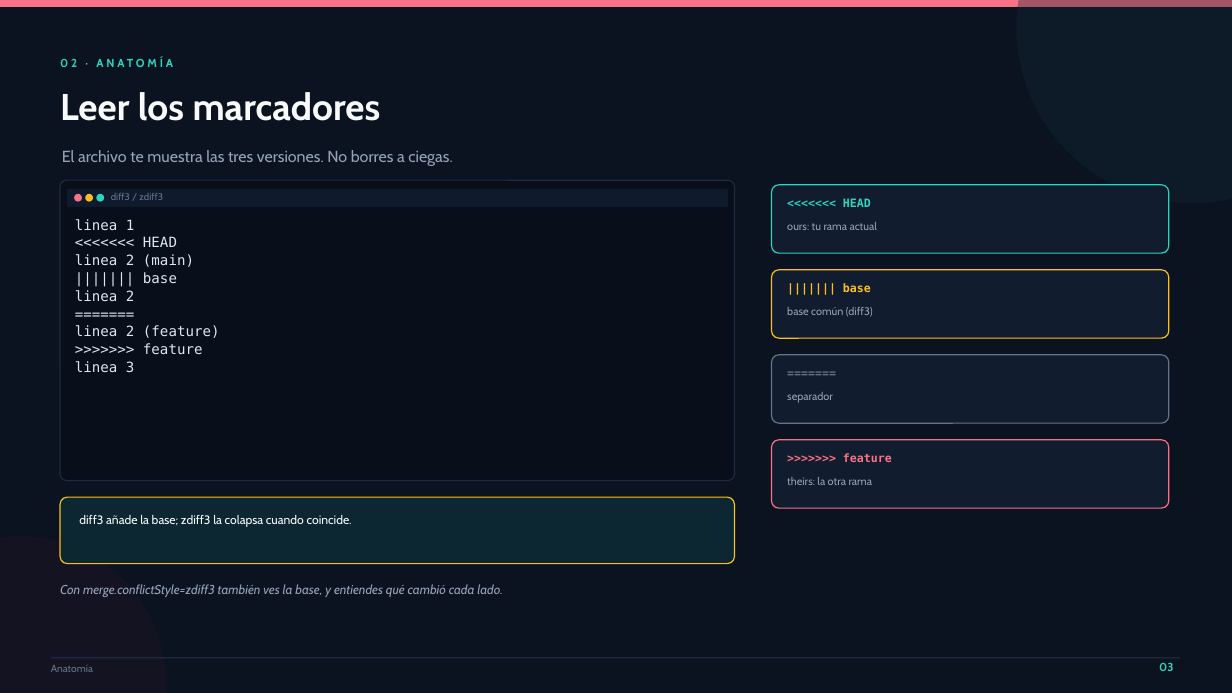
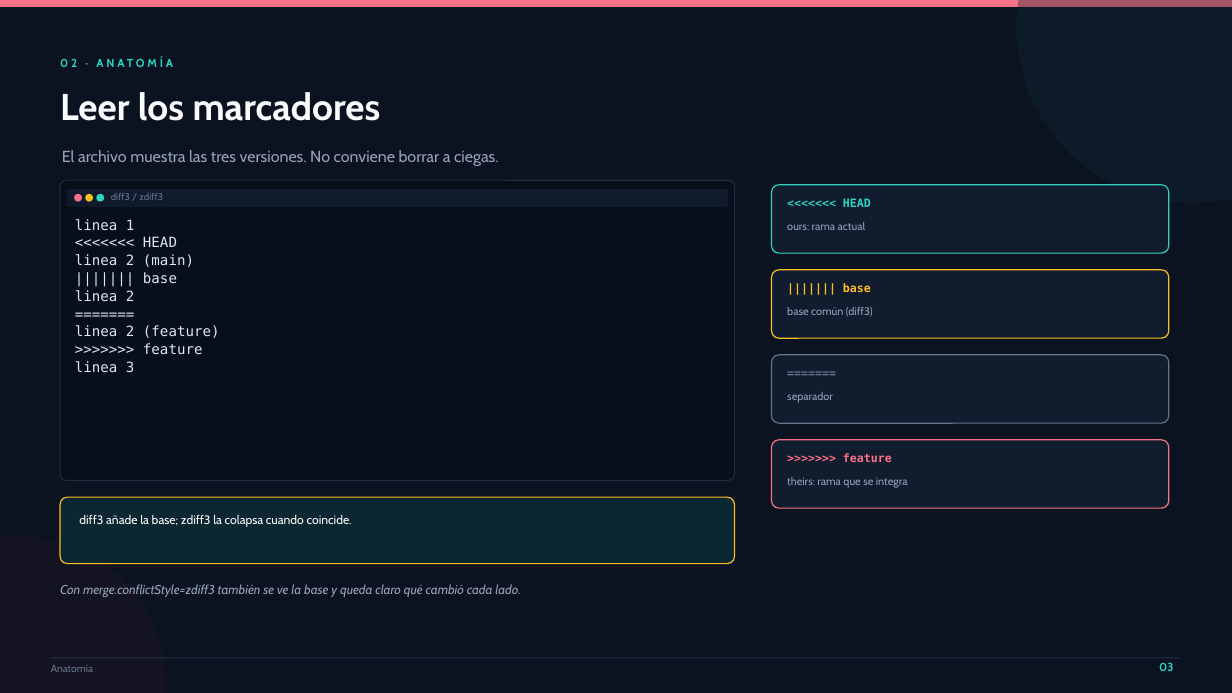
Before and after one commit to 75749748-blip/conflictos-git-ejercicios, a slide deck: slide 3 of Conflictos-Git-Presentacion.pptx. Drawn at 1232x693 pixels with LibreOffice and Linux fonts; fonts in the diff are those of the drawing. Boxes give left, top, right and bottom in pixels: in the first picture for what was removed or moved away, otherwise in the second. Text is boxed around its words. In the diff, an @@ line names an element or a change of style, - is before the commit and + after.

```diff
--- a/Conflictos-Git-Presentacion.pptx
+++ b/Conflictos-Git-Presentacion.pptx
@@ text at (x1=62, y1=150, x2=498, y2=166): text changed @@
-El archivo te muestra las tres versiones. No borres a ciegas.
+El archivo muestra las tres versiones. No conviene borrar a ciegas.
@@ text at (x1=787, y1=222, x2=865, y2=230): text changed @@
-ours: tu rama actual
+ours: rama actual
@@ text at (x1=787, y1=477, x2=908, y2=488): text changed @@
-theirs: la otra rama
+theirs: rama que se integra
@@ text at (x1=60, y1=584, x2=521, y2=597): text changed @@
-Con merge.conflictStyle=zdiff3 también ves la base, y entiendes qué cambió cada lado.
+Con merge.conflictStyle=zdiff3 también se ve la base y queda claro qué cambió cada lado.
```
Also in this commit, not shown: 13 other slides changed, 17 other files.
